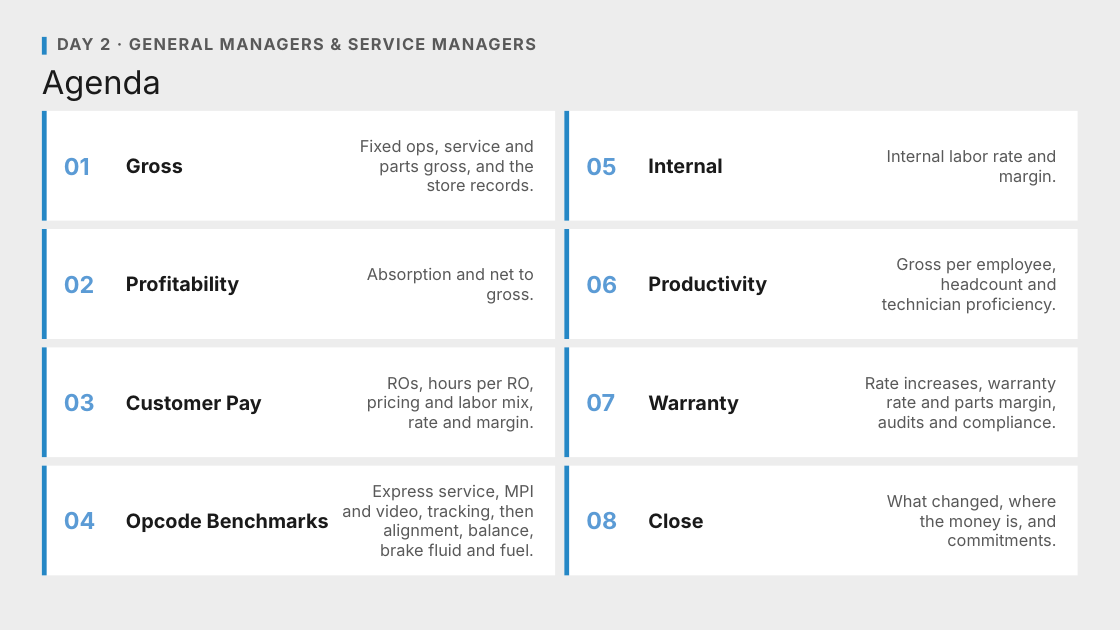
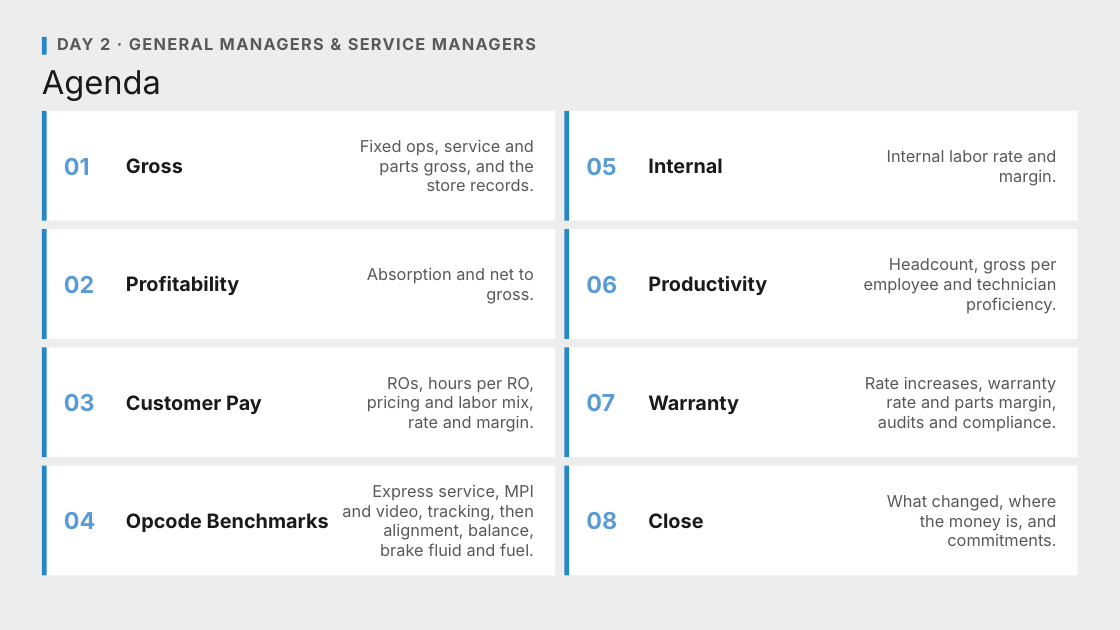
Before and after one commit to Ndresner/Noah, a slide deck: slide 2 of day2-deck/decks/Day 2 Opening - Day 1 Style.pptx. Drawn at 1120x630 pixels with LibreOffice and Linux fonts; fonts in the diff are those of the drawing. Boxes give left, top, right and bottom in pixels: in the first picture for what was removed or moved away, otherwise in the second. Text is boxed around its words. In the diff, an @@ line names an element or a change of style, - is before the commit and + after.

```diff
--- a/day2-deck/decks/Day 2 Opening - Day 1 Style.pptx
+++ b/day2-deck/decks/Day 2 Opening - Day 1 Style.pptx
@@ text at bbox=[864, 258, 1057, 314]: text changed @@
-Gross per employee, headcount and technician proficiency.
+Headcount, gross per employee and technician proficiency.
```
Also in this commit, not shown: 1 other slide changed, 6 other files.
